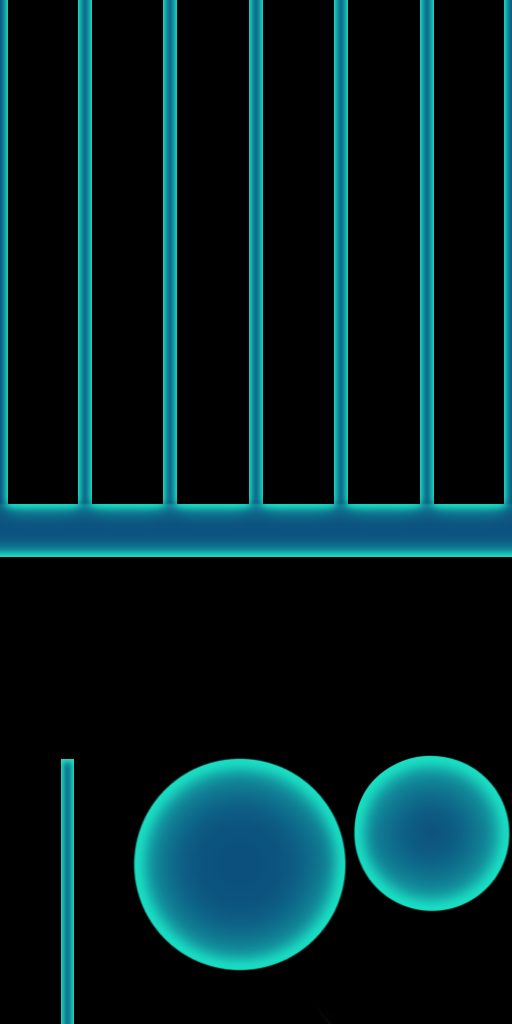
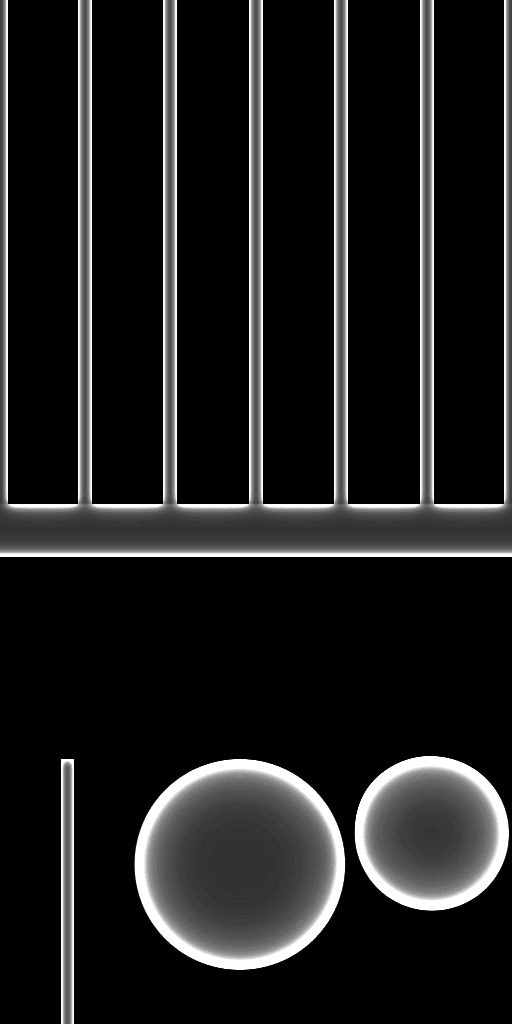
Two versions of the same layered image (w=512, h=1024). Layer-by-layer changes:
added layer "Emissive copy" above "Emissive" over [0,0,512,1024]
